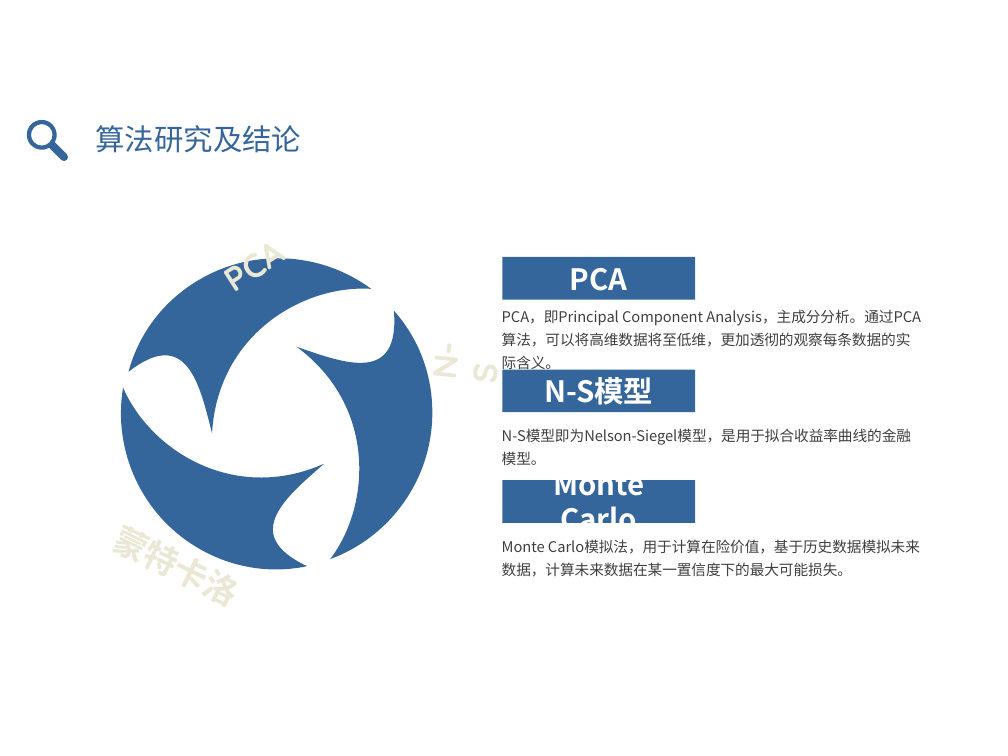
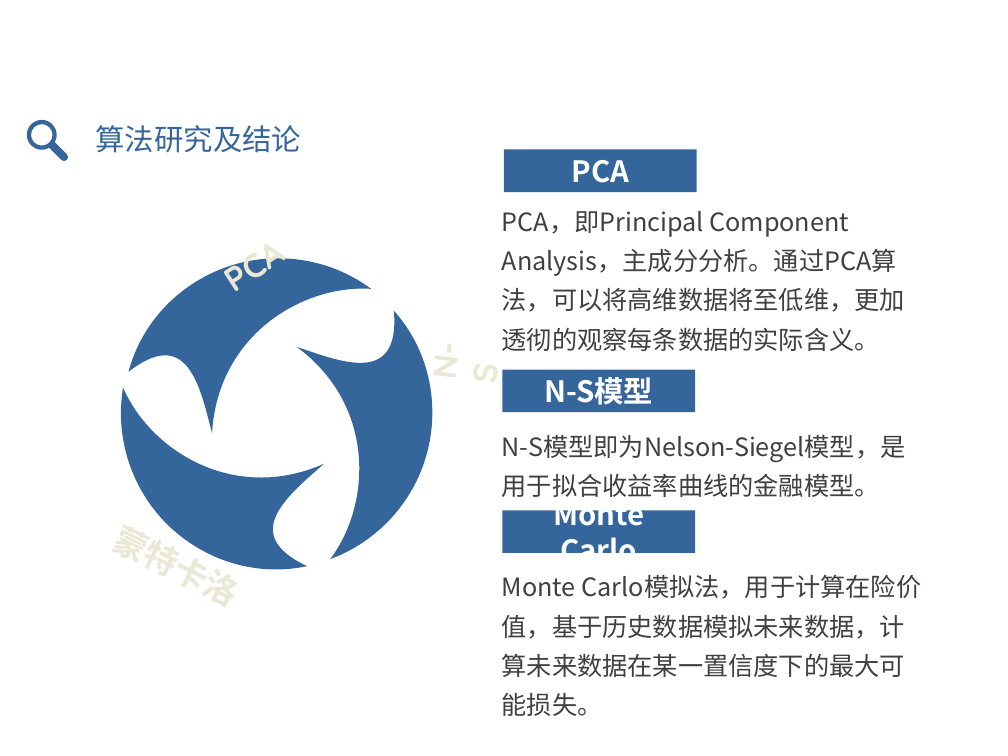
Before and after one commit to zhongdeming428/graduation-design, a slide deck: slide 6 of 阶段性报告/毕设答辩.pptx. Drawn at 1008x756 pixels with LibreOffice and Linux fonts; fonts in the diff are those of the drawing. Boxes give left, top, right and bottom in pixels: in the first picture for what was removed or moved away, otherwise in the second. Text is boxed around its words. In the diff, an @@ line names an element or a change of style, - is before the commit and + after.

```diff
--- a/阶段性报告/毕设答辩.pptx
+++ b/阶段性报告/毕设答辩.pptx
@@ rectangle "PCA": place and size @@
-rectangle "PCA" at [502,257,695,299]
+rectangle "PCA" at [504,149,697,192]
@@ text "PCA，即Principal Component Analysis，主成分分析。通过PCA算法，可以将高维数据将至低维， ...": place and size @@
-text "PCA，即Principal Component Analysis，主成分分析。通过PCA算法，可以将高维数据将至低维， ..." at [502,309,921,372]
+text "PCA，即Principal Component Analysis，主成分分析。通过PCA算法，可以将高维数据将至低维， ..." at [502,211,905,351]
@@ rectangle "Monte Carlo": place and size @@
-rectangle "Monte Carlo" at [502,480,695,522]
+rectangle "Monte Carlo" at [502,510,695,552]
@@ size 10.5 to 18 pt in 3 elements at [502,435,906,497], [502,211,905,351], [502,575,922,716] @@
@@ text "Monte Carlo模拟法，用于计算在险价值，基于历史数据模拟未来数据，计算未来数据在某一置信度下的最大可能损失。": place and size @@
-text "Monte Carlo模拟法，用于计算在险价值，基于历史数据模拟未来数据，计算未来数据在某一置信度下的最大可能损失。" at [502,539,920,577]
+text "Monte Carlo模拟法，用于计算在险价值，基于历史数据模拟未来数据，计算未来数据在某一置信度下的最大可能损失。" at [502,575,922,716]
```
Also in this commit, not shown: 17 other slides changed, 3 slides added, 4 slides removed.
